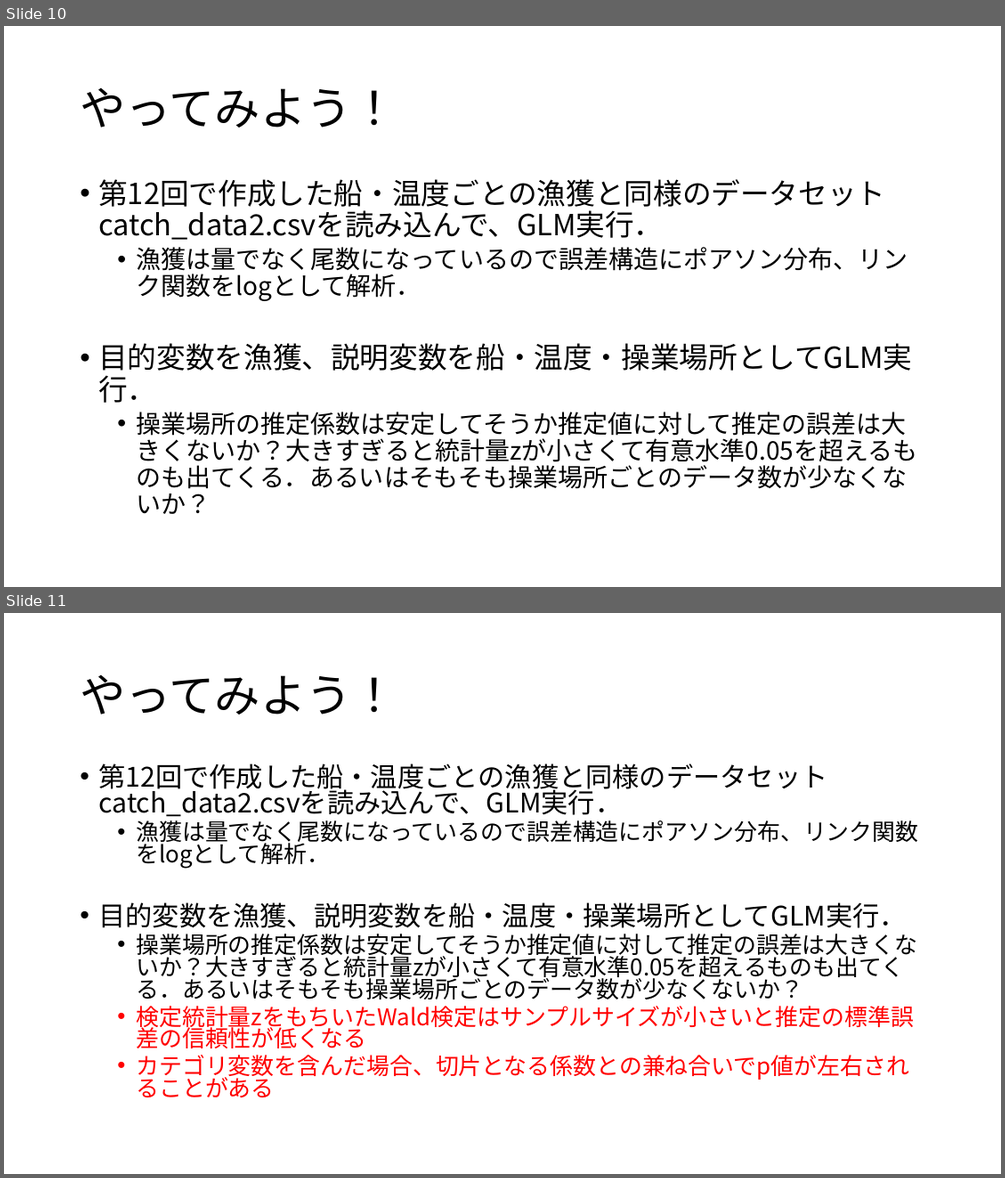
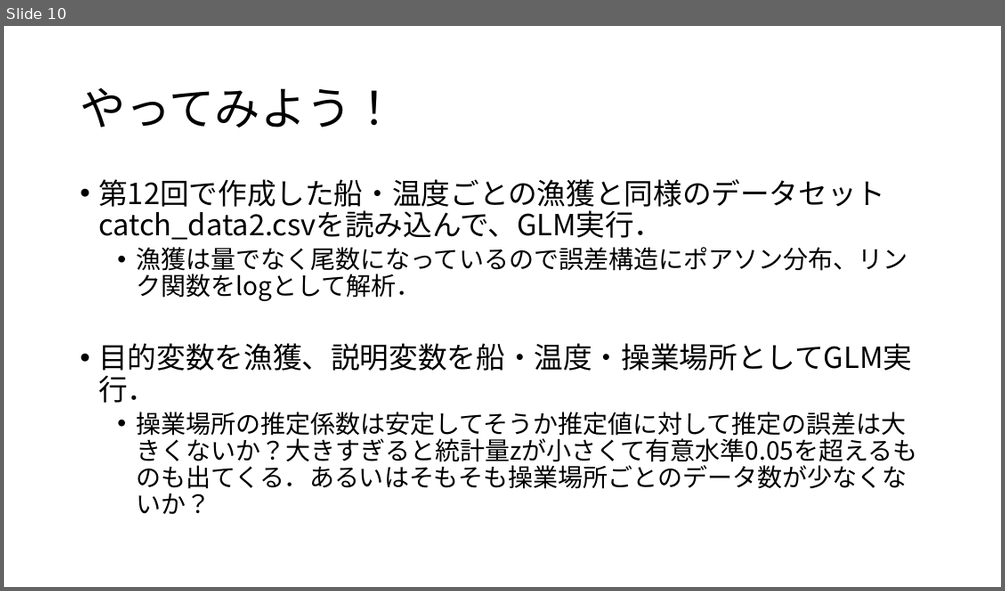
Before and after one commit to KoHMB/Shigen_kensyu_FRA, a slide deck: R/スライド/第27回.pptx. Shown one above the other, each under a label of ours: slides 10 and 11 before the commit, slide 10 after it. The pictures are 1005x1178 and 1005x591 pixels, drawn with LibreOffice and Linux fonts; fonts in the diff are those of the drawing. Boxes give left, top, right and bottom in pixels: in the first picture for what was removed or moved away, otherwise in the second. Text is boxed around its words. In the diff, an @@ line names an element or a change of style, - is before the commit and + after.

```diff
--- a/R/スライド/第27回.pptx
+++ b/R/スライド/第27回.pptx
@@ slide 11 removed at [4,613,1001,1174], background #FFFFFF @@
@@ title removed at [80,674,397,714] @@
-やってみよう！
@@ text removed at [98,763,918,1080] @@
-• 第12回で作成した船・温度ごとの漁獲と同様のデータセットcatch_data2.csvを読み込んで、GLM実行．
-  • 漁獲は量でなく尾数になっているので誤差構造にポアソン分布、リンク関数をlogとして解析．
-• 目的変数を漁獲、説明変数を船・温度・操業場所としてGLM実行．
-  • 操業場所の推定係数は安定してそうか推定値に対して推定の誤差は大きくないか？大きすぎると統計量zが小さくて有意水準0.05を超えるものも出てくる．あるいはそもそも操業場所ごとのデータ数が少なくないか？
-  • 検定統計量zをもちいたWald検定はサンプルサイズが小さいと推定の標準誤差の信頼性が低くなる
-  • カテゴリ変数を含んだ場合、切片となる係数との兼ね合いでp値が左右されることがある
```
Also in this commit, not shown: 7 other files.
